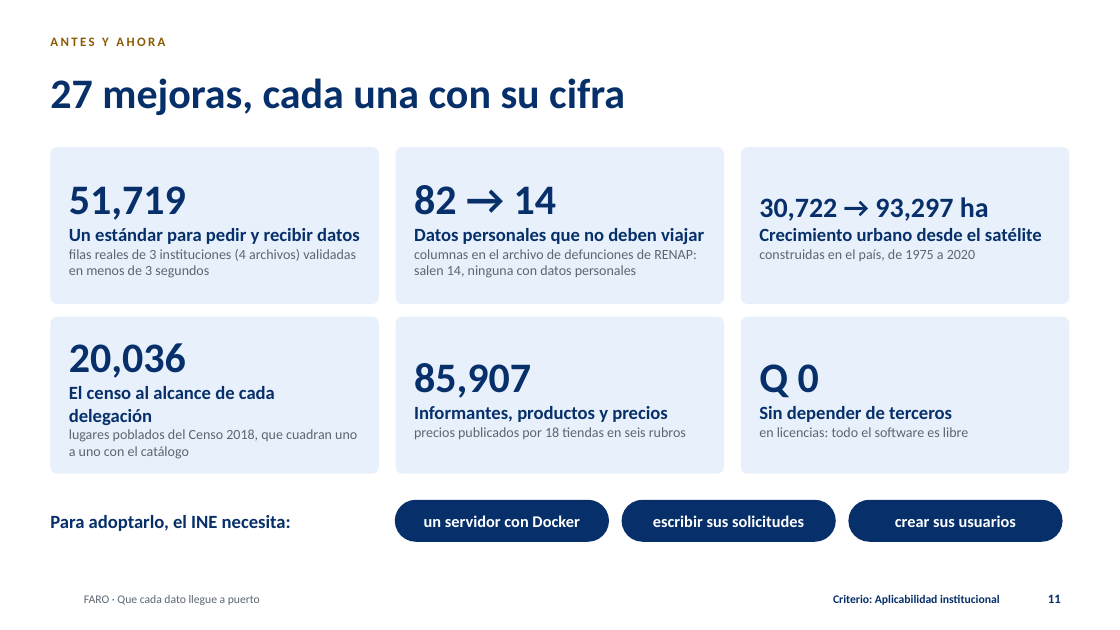
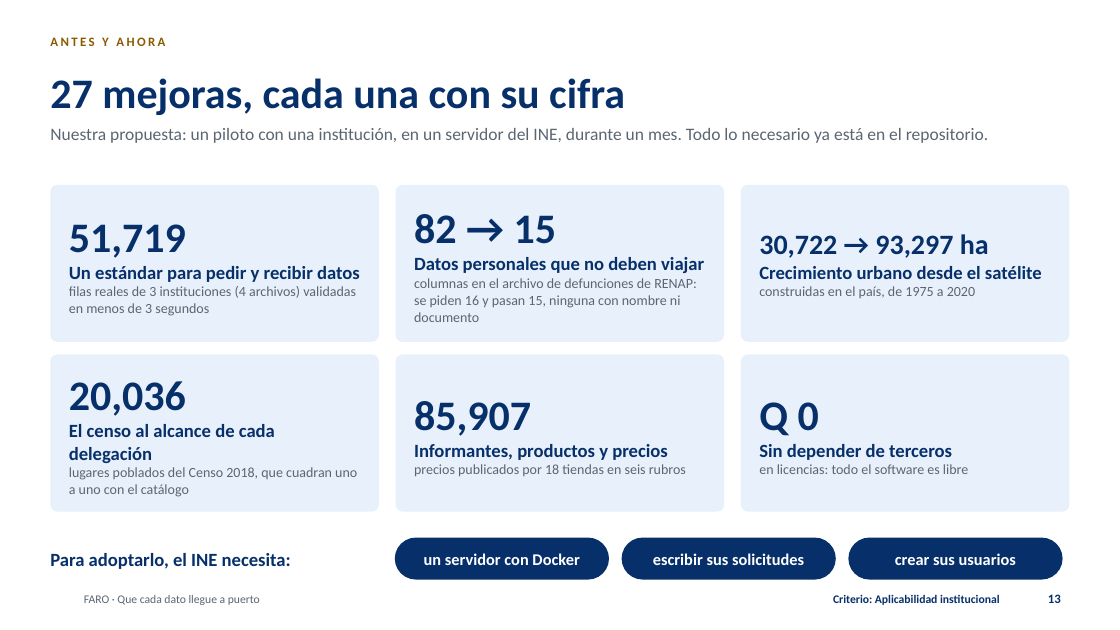
Before and after one commit to tono88/faro-ine-2026, a slide deck: slide 13 of entregables/FARO-presentacion.pptx (slide 11 before the commit). Drawn at 1120x630 pixels with LibreOffice and Linux fonts; fonts in the diff are those of the drawing; background and template pictures are left out. Boxes give left, top, right and bottom in pixels: in the first picture for what was removed or moved away, otherwise in the second. Text is boxed around its words. In the diff, an @@ line names an element or a change of style, - is before the commit and + after.

```diff
--- a/entregables/FARO-presentacion.pptx
+++ b/entregables/FARO-presentacion.pptx
@@ text added at (x1=50, y1=128, x2=988, y2=143), 15 pt, text #5B6672 @@
+Nuestra propuesta: un piloto con una institución, en un servidor del INE, durante un mes. Todo lo necesario ya está en el repositorio.
@@ 9 rounded rectangles, 7 texts moved together from (x1=50, y1=147, x2=1070, y2=542) to (x1=50, y1=185, x2=1070, y2=580) @@
@@ text at (x1=414, y1=214, x2=557, y2=244): text changed @@
-82 → 14
+82 → 15
@@ text at (x1=414, y1=278, x2=696, y2=322): text changed @@
-columnas en el archivo de defunciones de RENAP: salen 14, ninguna con datos personales
+columnas en el archivo de defunciones de RENAP: se piden 16 y pasan 15, ninguna con nombre ni documento
@@ page number at (x1=1048, y1=594, x2=1061, y2=603): text changed @@
-11
+13
```
Also in this commit, not shown: 8 other slides changed, 3 slides added, 22 other files.
